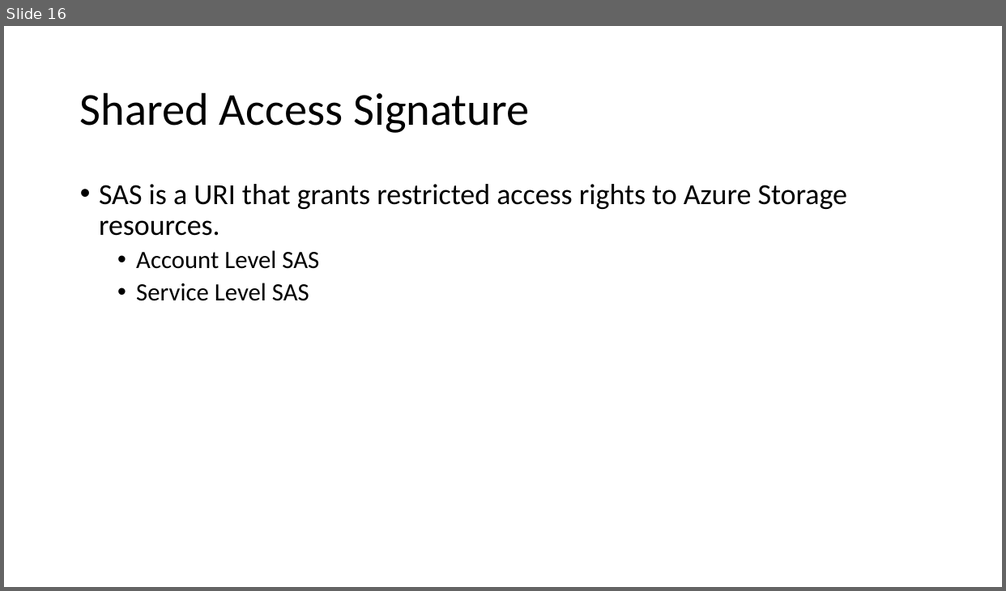
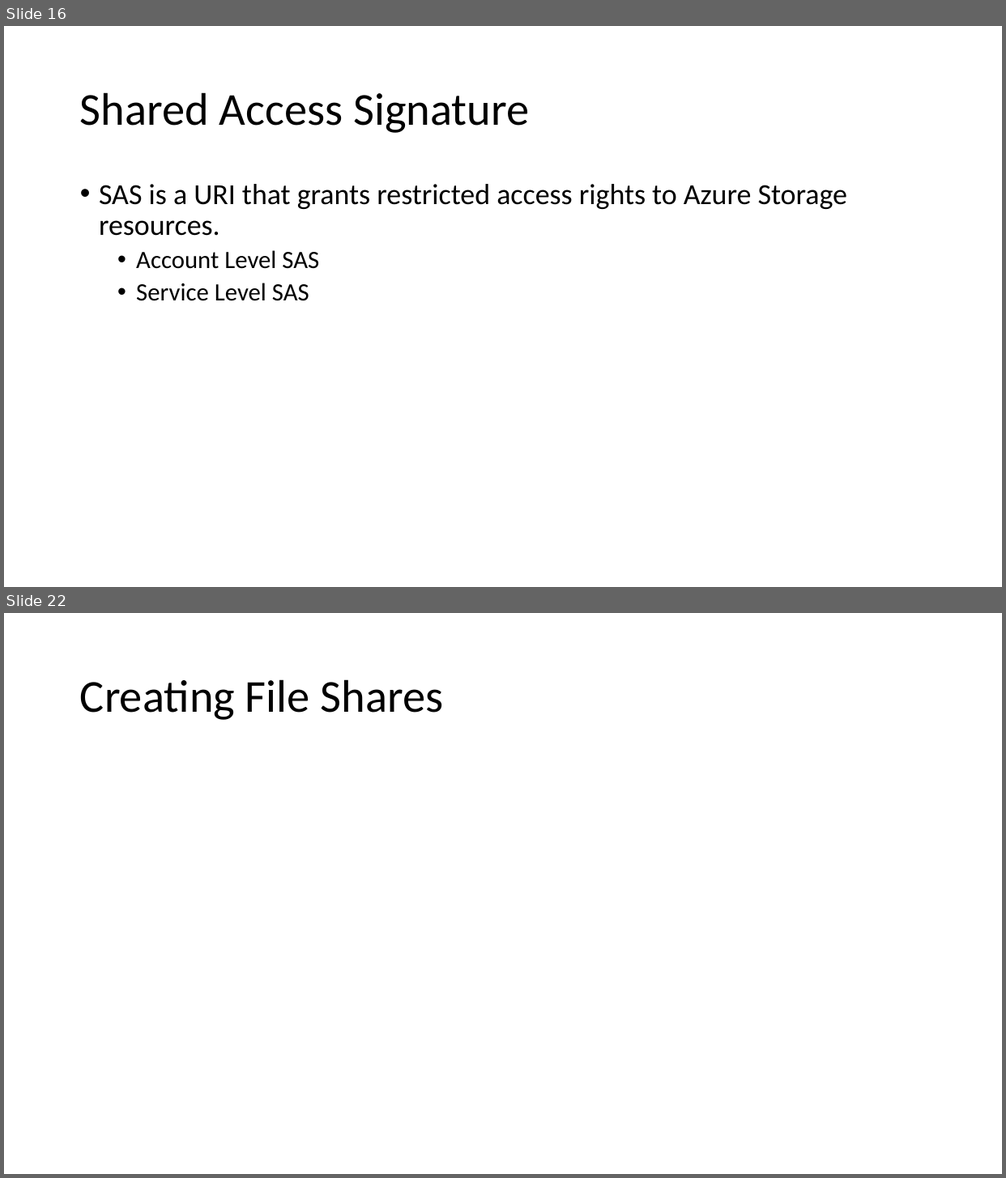
Before and after one commit to ayushrathi15/9July-AZ104, a slide deck: Azure Storage.pptx. Shown one above the other, each under a label of ours: slide 16 before the commit, slides 16 and 22 after it; the slides between them are not shown. The pictures are 1006x591 and 1006x1178 pixels, drawn with LibreOffice and Linux fonts; fonts in the diff are those of the drawing. Boxes give left, top, right and bottom in pixels: in the first picture for what was removed or moved away, otherwise in the second. Text is boxed around its words. In the diff, an @@ line names an element or a change of style, - is before the commit and + after.

```diff
--- a/Azure Storage.pptx
+++ b/Azure Storage.pptx
@@ slide 22 added at (4,613,1002,1174), background #FFFFFF @@
@@ title added at (80,679,444,720), 44 pt, text #000000 @@
+Creating File Shares
```
Also in this commit, not shown: 1 slide changed, 7 other slides added.
